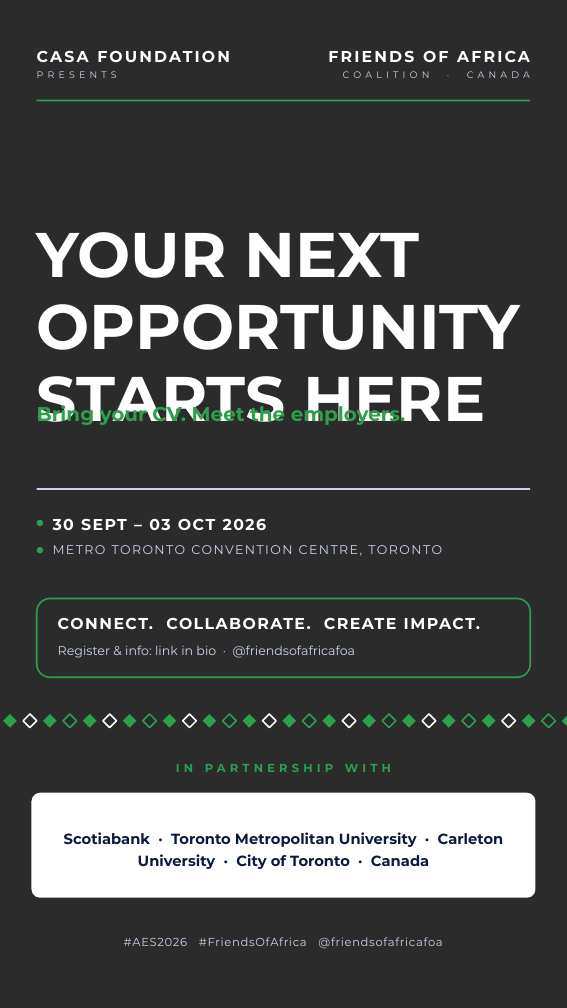
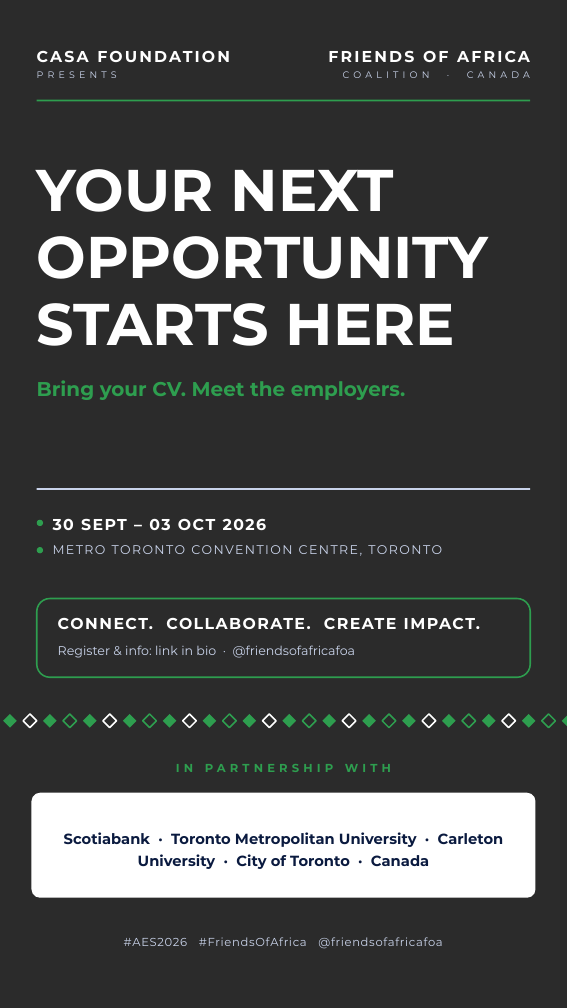
Before and after one commit to Okidoki9903/canva-templates, a slide deck: slide 5 of templates/02-job-fair.pptx. Drawn at 567x1008 pixels with LibreOffice and Linux fonts; fonts in the diff are those of the drawing; background and template pictures are left out; a plain dark background stands for a picture behind light text. Boxes give left, top, right and bottom in pixels: in the first picture for what was removed or moved away, otherwise in the second. Text is boxed around its words. In the diff, an @@ line names an element or a change of style, - is before the commit and + after.

```diff
--- a/templates/02-job-fair.pptx
+++ b/templates/02-job-fair.pptx
@@ text "YOUR NEXT" moved from (x1=37, y1=232, x2=521, y2=425) to (x1=37, y1=169, x2=488, y2=346) @@
@@ text "YOUR NEXT" at (x1=37, y1=169, x2=488, y2=346): size 90 to 84 pt @@
@@ text "Bring your CV. Meet the ..." rewrapped from (x1=37, y1=401, x2=405, y2=426) to (x1=37, y1=380, x2=405, y2=400) @@
```
Also in this commit, not shown: 6 other files.
